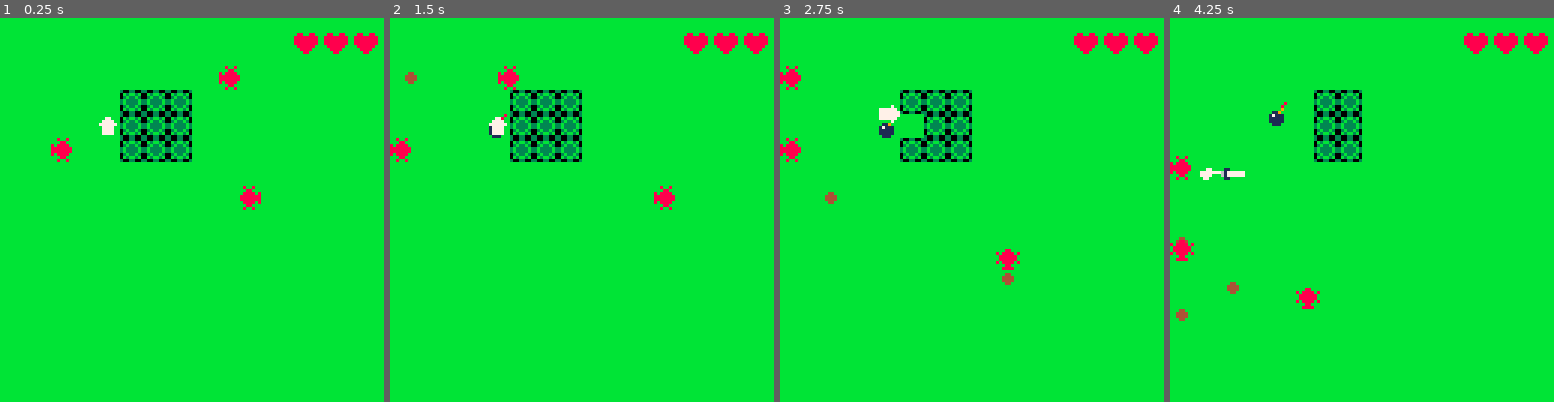
Above: before the commit, frames 1-4 (left to right).
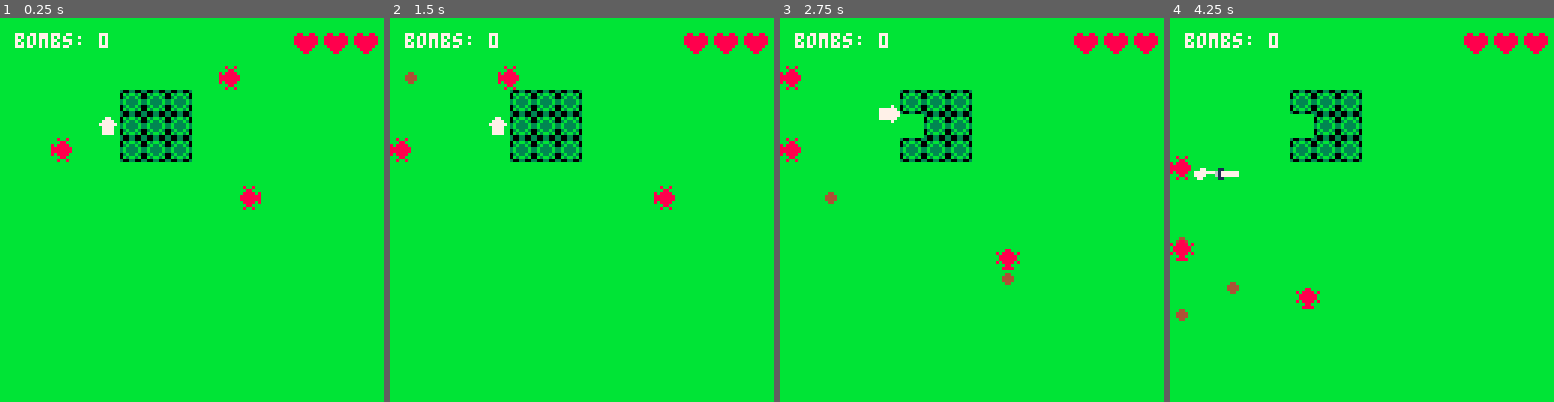
Above: after the commit, the same moments.

Repository: NeonManifest/gecko-sapo-p8
Game: PICO-8 cartridge lua.p8
Two runs of this game, one before a commit and one after it. Both use one fixed random seed, a clock stepped at 60 frames per second and the inputs below.
Inputs:
- Up to frame 1 (0.25 s): no input
- Up to frame 2 (1.5 s): tap X (X key) at 0.33, 1.07 s; tap O (Z key) at 0.7 s
- Up to frame 3 (2.75 s): hold Right 1.6-2.1 s; tap O (Z key) at 1.7, 2.1, 2.5 s; tap X (X key) at 1.85 s; hold Up 2.15-2.42 s; hold Right from 2.47 s (still down)
- Up to frame 4 (4.25 s): tap O (Z key) every 0.4 s from 2.9 to 4.1 s; tap X (X key) at 2.97, 4.08 s; release Right at 3.03 s; hold Left 3.08-3.58 s; hold Down 3.63-3.97 s; hold Right from 4.02 s (still down)

The runs differ from the first frame. In frame 1, 0.4% of the frame differs, in the area x 3-29%, y 3-8%; in frame 2, 0.5%; in frame 3, 0.5%; in frame 4, 1.4%, in the area x 3-38%, y 3-43%.

Commit message:
add stuff

Diff:
--- a/lua.p8
+++ b/lua.p8
@@ -8,6 +8,7 @@
  py = 32
  hearts=6
  maxhearts=6
+ bombs = 0
  vx = 0
  vy = 0
  ❎_pressed = false
@@ -18,6 +19,8 @@
  bmb_cd = 0
  bomb_x = nil
  bomb_y = nil
+ bomb_distance = 4
+ following_bombs = {}
  ui_offset = 16
  mode = {true,true}
  cur_mode = 0
@@ -51,6 +54,24 @@
 		lock_timer = duration
 end
 
+function player_damage(pow)
+	hearts -= pow
+	if hearts <= 0 then
+		run()
+	end
+end
+
+function gain_bomb(amount)
+	bombs += amount
+	for i=1,amount do
+		if #following_bombs > 0 then
+			add(following_bombs,{bx=following_bombs[1].bx,by=following_bombs[1].by})
+		else
+			add(following_bombs,{bx=px,by=py})
+		end
+	end
+end
+
 function collide(px,py)
 	local x1 = px/8
 	local y1 = py/8
@@ -87,6 +108,7 @@
 	  if (dx * dx + dy * dy) < 32 then
 	  	e.♥ -= 1
 	  	if e.♥ <= 0 then
+	  		gain_bomb(1)
 	  		del(enemies,e)
 	  	end
 	 	end
@@ -137,10 +159,10 @@
 enemy_behavior = {
 	[0] = {
 	action = {
-		[1] = function(e) e.ex = clamp(e.ex+1, 0, 119) enemy_collide(e,'➡️') if e.⧗ == 15 then add(projectiles,{dir='➡️',speed=2,sp=19,px=e.ex,py=e.ey}) end end,
-		[2] = function(e) e.ex = clamp(e.ex-1, 0, 119) enemy_collide(e,'⬅️') if e.⧗ == 15 then add(projectiles,{dir='⬅️',speed=2,sp=19,px=e.ex,py=e.ey}) end end,
-  [3] = function(e) e.ey = clamp(e.ey+1, 0, 119) enemy_collide(e,'⬇️') if e.⧗ == 15 then add(projectiles,{dir='⬇️',speed=2,sp=19,px=e.ex,py=e.ey}) end end,
-  [4] = function(e) e.ey = clamp(e.ey-1, 0, 119) enemy_collide(e,'⬆️') if e.⧗ == 15 then add(projectiles,{dir='⬆️',speed=2,sp=19,px=e.ex,py=e.ey}) end end
+		[1] = function(e) e.ex = clamp(e.ex+1, 0, 119) enemy_collide(e,'➡️') if e.⧗ == 15 then add(projectiles,{dir='➡️',speed=2,sp=19,px=e.ex,py=e.ey,pow=1}) end end,
+		[2] = function(e) e.ex = clamp(e.ex-1, 0, 119) enemy_collide(e,'⬅️') if e.⧗ == 15 then add(projectiles,{dir='⬅️',speed=2,sp=19,px=e.ex,py=e.ey,pow=1}) end end,
+  [3] = function(e) e.ey = clamp(e.ey+1, 0, 119) enemy_collide(e,'⬇️') if e.⧗ == 15 then add(projectiles,{dir='⬇️',speed=2,sp=19,px=e.ex,py=e.ey,pow=1}) end end,
+  [4] = function(e) e.ey = clamp(e.ey-1, 0, 119) enemy_collide(e,'⬆️') if e.⧗ == 15 then add(projectiles,{dir='⬆️',speed=2,sp=19,px=e.ex,py=e.ey,pow=1}) end end
  	}
  }
 }
@@ -153,7 +175,8 @@
  	❎_pressed = true
  	swd_timer = 15
  	animation_lock(15)
- elseif btn(❎) and not ❎_pressed and cur_mode == 1 then
+ elseif btn(❎) and not ❎_pressed and cur_mode == 1 and bombs > 0 then
+ 	bombs -= 1
  	if bomb_x != nil then
  		explode()
  	end
@@ -248,7 +271,7 @@
 			local dx = p.px - px
 	  local dy = p.py - py
 	  if (dx * dx + dy * dy) < 9 then
-	  	hearts -= 1
+	  	player_damage(p.pow)
 	  	del(projectiles,p)
 	 	end
 	 end
@@ -305,7 +328,10 @@
 	  spr(22, x, 4)
 	 end
 	end
-
+	for i=1, bombs do
+		spr(16,px,py)
+	end
+	print("bombs: "..bombs, 5, 5, 7)
 end
 __gfx__
 00000000000000000000000000000000000070000000000000000000000770000000000030033003bbbbbbbb5555555500000000000000000000000000000000
